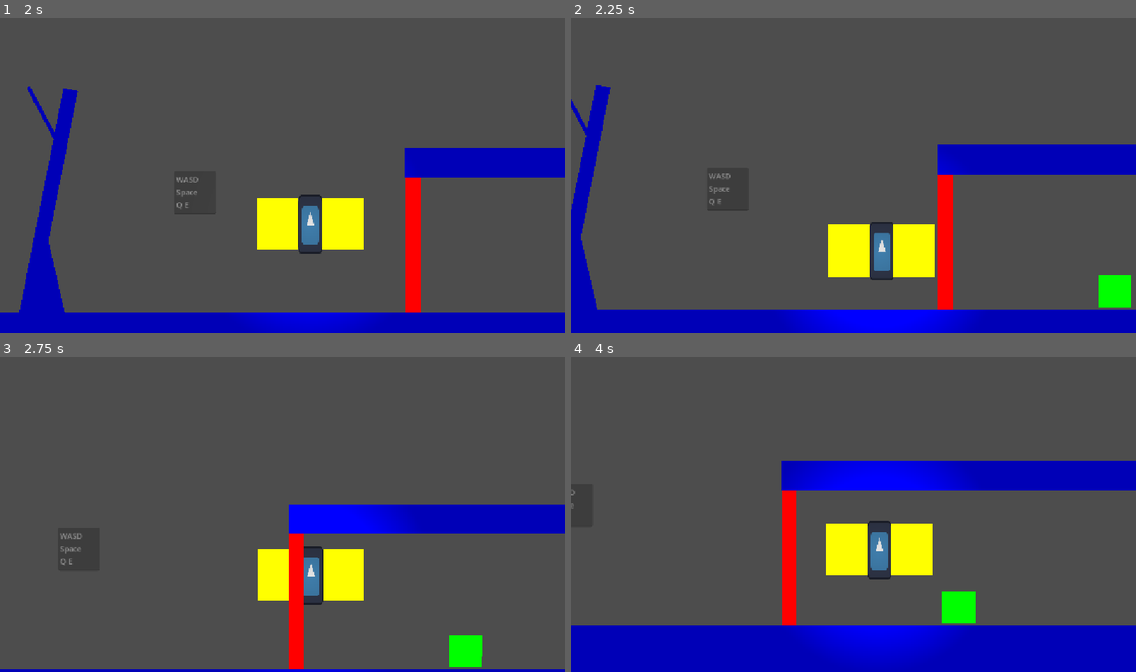
Above: before the commit, frames 1-4 (two rows, left to right).
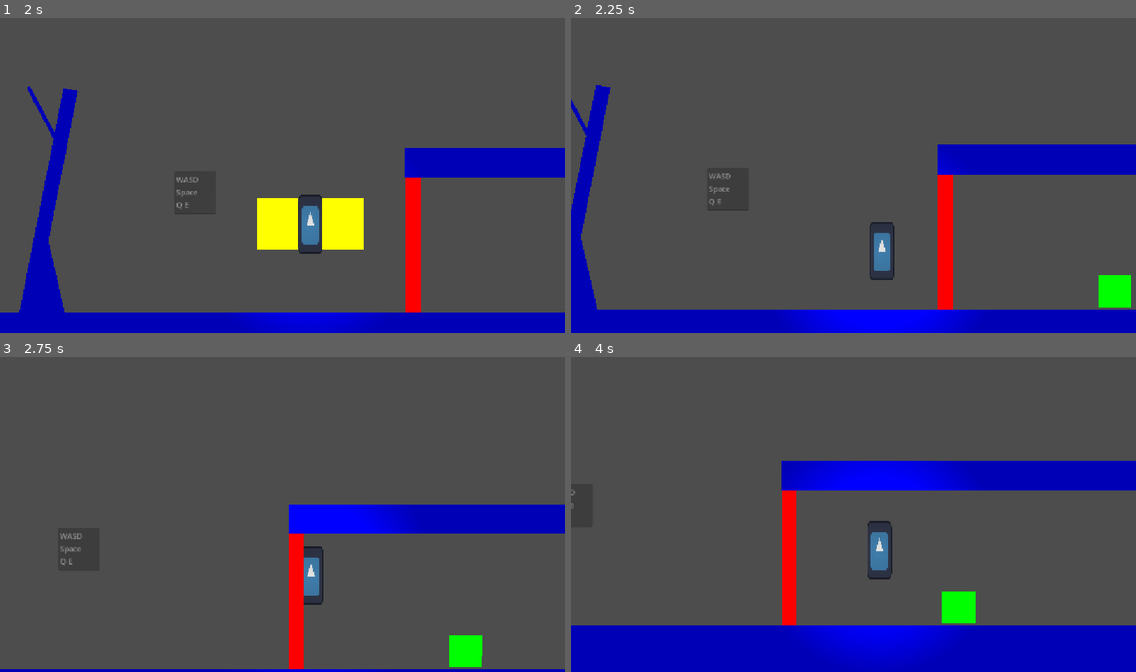
Above: after the commit, the same moments.

Repository: Triopking/Beat-Them-Up
Game: Godot game, scene res://Scenes/menu.tscn
Two runs of this game, one before a commit and one after it. Both use one fixed random seed, a clock stepped at 60 frames per second and the inputs below. The engine's default icon, where the game draws it, is replaced by a stand-in: a white triangle on a blue panel in a dark square.
Inputs:
- Up to frame 1 (2 s): click "Play" at 0.5 s; hold D (Right) from 1.28 s (still down); tap Q (AttackL) at 1.35 s; tap Space (Jump) at 1.52 s; tap E (AttackR) at 1.55 s
- Up to frame 2 (2.25 s): keep holding D (Right); tap E (AttackR) at 2.1 s
- Up to frame 3 (2.75 s): keep holding D (Right); tap Space (Jump) at 2.27 s; tap Q (AttackL) at 2.3 s
- Up to frame 4 (4 s): release D (Right) at 2.78 s; hold Left (Left) 2.78-3.53 s; tap Q (AttackL) at 2.85, 3.8 s; tap E (AttackR) at 3.05, 3.6 s; hold D (Right) from 3.53 s (still down); tap Space (Jump) at 3.77 s

Frame 1 is identical in both runs. In frame 2, 2.5% of the frame differs, in the area x 45-65%, y 65-83%; in frame 3, 2.1%; in frame 4, 2.4%.

Commit message:
timers added

Diff:
--- a/mechanic-gaunlet/Scenes/player.tscn
+++ b/mechanic-gaunlet/Scenes/player.tscn
@@ -90,7 +90,11 @@
 
 [node name="AttackDuration" type="Timer" parent="." unique_id=1197141916]
 wait_time = 0.5
+one_shot = true
 
 [node name="AttackCooldown" type="Timer" parent="." unique_id=730719387]
+wait_time = 0.5
+one_shot = true
 
 [connection signal="timeout" from="AttackDuration" to="." method="_on_attack_duration_timeout"]
+[connection signal="timeout" from="AttackCooldown" to="." method="_on_attack_cooldown_timeout"]
--- a/mechanic-gaunlet/Scripts/Player.gd
+++ b/mechanic-gaunlet/Scripts/Player.gd
@@ -10,6 +10,7 @@
 #timers
 @onready var attack_duration: Timer = $AttackDuration
 @onready var attack_cooldown: Timer = $AttackCooldown
+var cool = true
 
 func _ready() -> void:
 	#side 1
@@ -41,14 +42,15 @@
 		direction = 1
 
 	# attack
-	if Input.is_action_just_pressed("AttackR"):
-		$Side1/CollisionShape2D.disabled = false
-		$Side1/CollisionShape2D/Sprite2D.visible = true
-		attack_duration.start()
-	elif Input.is_action_just_pressed("AttackL"):
-		$Side2/CollisionShape2D.disabled = false
-		$Side2/CollisionShape2D/Sprite2D.visible = true
-		attack_duration.start()
+	if cool == true:
+		if Input.is_action_just_pressed("AttackR"):
+			$Side1/CollisionShape2D.disabled = false
+			$Side1/CollisionShape2D/Sprite2D.visible = true
+			attack_duration.start()
+		elif Input.is_action_just_pressed("AttackL"):
+			$Side2/CollisionShape2D.disabled = false
+			$Side2/CollisionShape2D/Sprite2D.visible = true
+			attack_duration.start()
 
 	# Get the input direction and handle the movement/deceleration.
 	# As good practice, you should replace UI actions with custom gameplay actions.
@@ -66,3 +68,12 @@
 func _on_attack_duration_timeout() -> void:
 	$Side1/CollisionShape2D.disabled = true
 	$Side1/CollisionShape2D/Sprite2D.visible = false
+	$Side2/CollisionShape2D.disabled = true
+	$Side2/CollisionShape2D/Sprite2D.visible = false
+	cool = false
+	attack_cooldown.start()
+
+
+func _on_attack_cooldown_timeout() -> void:
+	cool = true
+	print("ljg")
